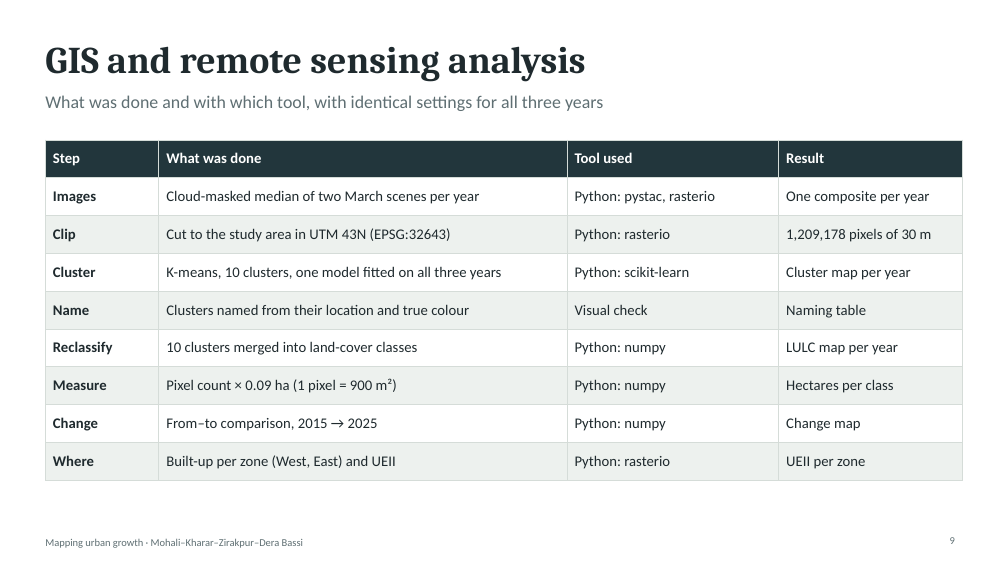
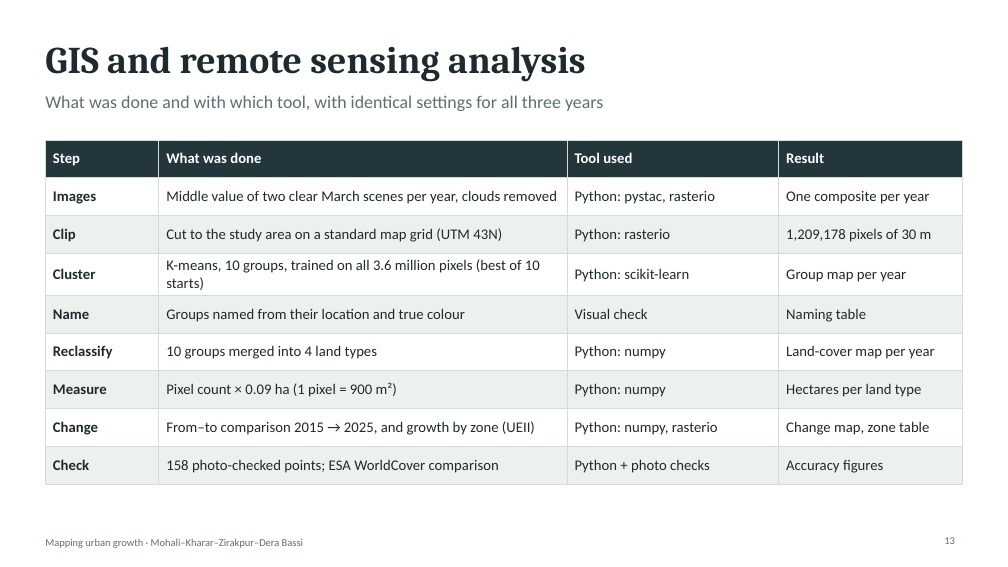
Before and after one commit to SharmaAbhimanyueco/Supriyaaanya, a slide deck: slide 13 of slides/Urban_Growth_Mohali_slides.pptx (slide 9 before the commit). Drawn at 1008x567 pixels with LibreOffice and Linux fonts; fonts in the diff are those of the drawing. Boxes give left, top, right and bottom in pixels: in the first picture for what was removed or moved away, otherwise in the second. Text is boxed around its words. In the diff, an @@ line names an element or a change of style, - is before the commit and + after.

```diff
--- a/slides/Urban_Growth_Mohali_slides.pptx
+++ b/slides/Urban_Growth_Mohali_slides.pptx
@@ table at [45,140,963,477] @@
-row 2, column 2: Cloud-masked median of two March scenes per year
+row 2, column 2: Middle value of two clear March scenes per year, clouds removed
-row 3, column 2: Cut to the study area in UTM 43N (EPSG:32643)
+row 3, column 2: Cut to the study area on a standard map grid (UTM 43N)
-row 4, column 2: K-means, 10 clusters, one model fitted on all three years
+row 4, column 2: K-means, 10 groups, trained on all 3.6 million pixels (best of 10 starts)
-row 4, column 4: Cluster map per year
+row 4, column 4: Group map per year
-row 5, column 2: Clusters named from their location and true colour
+row 5, column 2: Groups named from their location and true colour
-row 6, column 2: 10 clusters merged into land-cover classes
+row 6, column 2: 10 groups merged into 4 land types
-row 6, column 4: LULC map per year
+row 6, column 4: Land-cover map per year
-row 7, column 4: Hectares per class
+row 7, column 4: Hectares per land type
-row 8: Change | From–to comparison, 2015 → 2025 | Python: numpy | Change map
+row 8: Change | From–to comparison 2015 → 2025, and growth by zone (UEII) | Python: numpy, rasterio | Change map, zone table
-row 9: Where | Built-up per zone (West, East) and UEII | Python: rasterio | UEII per zone
+row 9: Check | 158 photo-checked points; ESA WorldCover comparison | Python + photo checks | Accuracy figures
@@ page number at [944,537,955,544]: text changed @@
-9
+13
```
Also in this commit, not shown: 13 other slides changed, 8 slides added, 1 slide removed, 37 other files.
